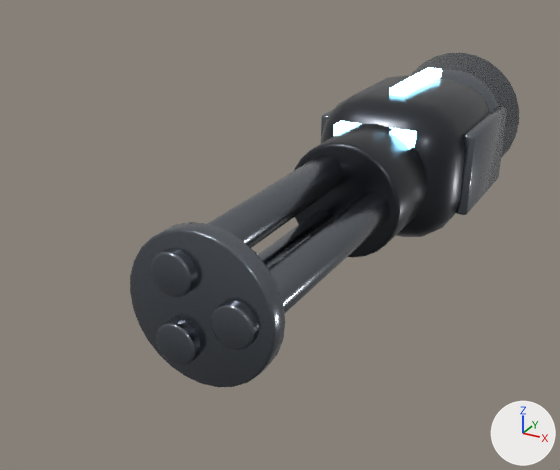
One commit to the glTF model robo-battle-3d/assets/models/weapon_drone_mg.glb: the scene before it, then after it.
The view is the same before and after, from a 50 mm lens placed at (0.82, -2.37, 0.79), pointed at (-0.11, -0.68, -0.06). Every picture has the same lights, and +X, +Y and +Z are marked at lower right. The older version comes first. Vertices at exactly the same position are counted once.

In view in the first picture: 'weapon_drone_mg'.
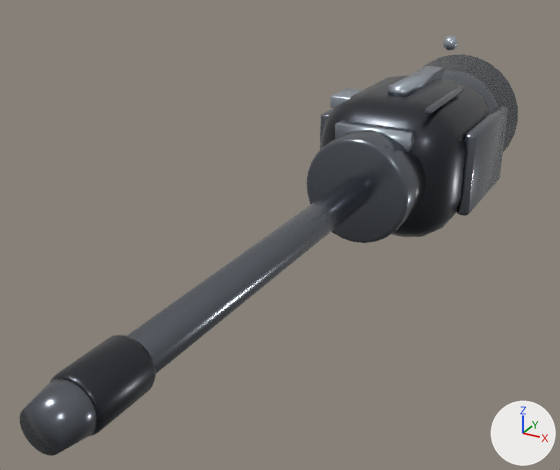
The change in detail:
Material 'Accent' (mat_accent) is new.
Its base color is (0.55, 0.62, 0.7) (pale blue #c4ceda).
Its metallic is 1.0.
Its roughness is 0.28.
Its coat weight is 0.5.
Its coat roughness is 0.25.
me_cube is used by ob_weapon_drone_mg; location (0.0, 0.0, 0.0).
me_cube had 1288 vertices, 2524 faces and spanned x -0.25..0.25, y -1.25..0.55, z -0.24..0.24.
me_cube now has 1290 vertices, 2512 faces and spans x -0.26..0.26, y -1.67..0.57, z -0.23..0.41.
me_cube part 1: the loose piece of 168 vertices spanning x -0.18..0.18, y -1.23..-1.18, z -0.18..0.18 is scaled about its middle by (0.313, 3.32, 0.313), then moved by (0.0, -0.32, 0.0), in mat_gunmetal (dark grey #383c42).
me_cube part 2: a new loose piece, an icosphere of 80 faces spanning x 0.126..0.168, y -0.13..-0.086, z 0.366..0.41, in mat_accent (pale blue #c4ceda).
me_cube part 3: the loose piece of 168 vertices spanning x -0.17..0.17, y -0.52..-0.28, z -0.17..0.17 is scaled about its middle by (0.939, 0.739, 0.939), then moved by (0.0, 0.06, 0.0), in mat_steel (grey #737981).
me_cube part 4: the loose piece of 168 vertices spanning x 0.04..0.14, y -1.25..-0.45, z -0.05..0.05 is scaled about its middle by (0.878, 1.48, 0.878), then moved by (-0.09, -0.04, 0.0).
me_cube part 5: a new loose piece, a 28-sided cut cone along y (radius 0.045 at the low end, 0.061 at the high end) spanning x -0.061..0.061, y -1.67..-1.57, z -0.061..0.061, in mat_steel (grey #737981).
me_cube part 6: a new loose piece of 72 vertices spanning x 0.14..0.16, y -0.27..0.06, z 0.21..0.23, in mat_steel (grey #737981).
me_cube part 7: a new loose piece of 56 vertices spanning x -0.21..-0.11, y -0.17..-0.04, z 0.16..0.2, in mat_accent (pale blue #c4ceda).
me_cube part 8: the loose piece of 168 vertices spanning x -0.1..0.0, y -1.25..-0.45, z 0.03..0.13 is deleted.
me_cube part 9: the loose piece of 168 vertices spanning x -0.1..0.0, y -1.25..-0.45, z -0.13..-0.03 is deleted.
me_cube part 10: 100 vertices removed from x -0.25..0.25, y -0.14..0.55, z -0.24..0.24; 100 vertices added at x -0.26..0.26, y -0.13..0.57, z -0.23..0.23.
me_cube part 11: 24 faces spanning x -0.12..0.12, y -0.33..0.23, z 0.1..0.24 switch from mat_energyglow (blue #95ddff, glowing blue #95ddff) to mat_accent (pale blue #c4ceda).
Other edits to the shape of me_cube do not show in these pictures.

Boxes (x1, y1, x2, y2) around the edits, measured in the pictures (560 x 470 px; the box of a moved part takes in the faces that stretch with it):
'weapon_drone_mg', reshaped (28% wider, 26% taller)
    before: (130, 53, 519, 387)
    after: (20, 35, 518, 456)
part 1 of me_cube, moved or reshaped
    before: (130, 222, 285, 387)
    after: (50, 335, 156, 436)
part 2 of me_cube, added
    after: (443, 35, 458, 50)
part 3 of me_cube, moved or reshaped
    before: (294, 124, 427, 258)
    after: (307, 130, 426, 243)
part 4 of me_cube, moved or reshaped
    before: (211, 191, 390, 350)
    after: (127, 178, 369, 373)
part 5 of me_cube, added
    after: (20, 377, 98, 456)
part 6 of me_cube, added
    after: (425, 86, 464, 115)
part 7 of me_cube, added
    after: (330, 88, 363, 108)
part 8 of me_cube, deleted
    before: (151, 154, 343, 297)
part 9 of me_cube, deleted
    before: (156, 210, 335, 366)
part 10 of me_cube, moved or reshaped
    before: (321, 53, 519, 215)
    after: (320, 54, 518, 216)
part 11 of me_cube, recoloured
    both: (335, 67, 442, 149)
